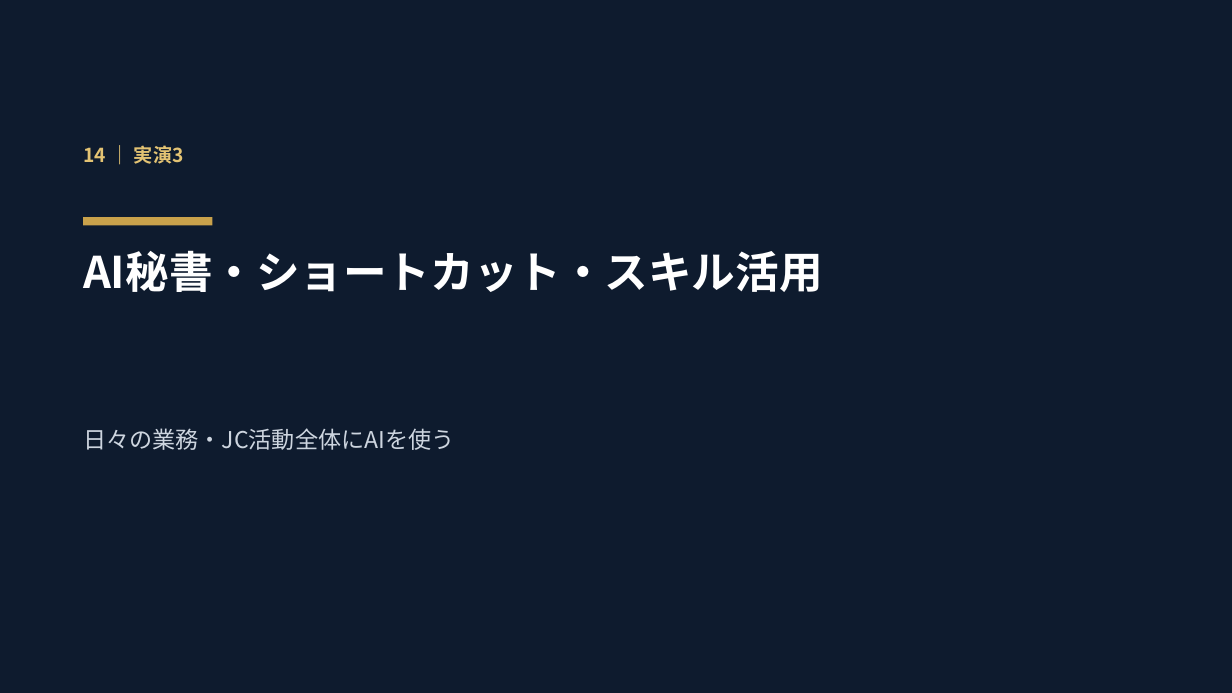
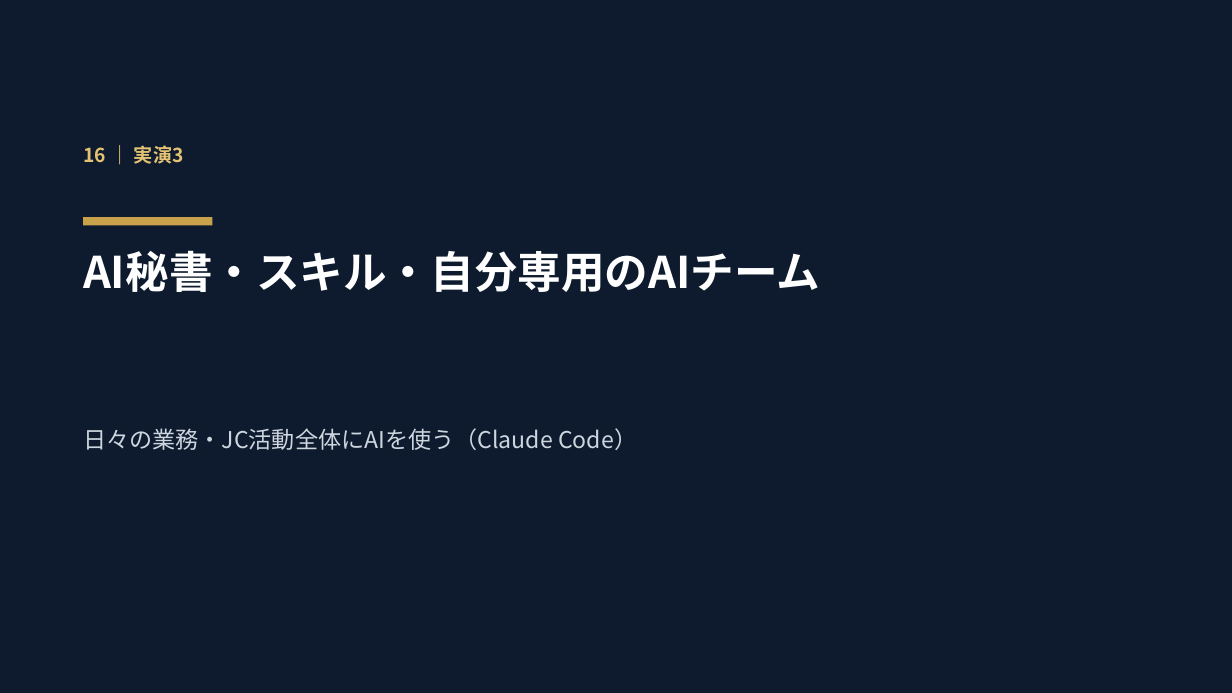
Before and after one commit to unaginobori1205/bushido-dev, a slide deck: slide 16 of ai_sns_seminar_deck.pptx (slide 14 before the commit). Drawn at 1232x693 pixels with LibreOffice and Linux fonts; fonts in the diff are those of the drawing. Boxes give left, top, right and bottom in pixels: in the first picture for what was removed or moved away, otherwise in the second. Text is boxed around its words. In the diff, an @@ line names an element or a change of style, - is before the commit and + after.

```diff
--- a/ai_sns_seminar_deck.pptx
+++ b/ai_sns_seminar_deck.pptx
@@ text at <box>83,145,184,164</box>: text changed @@
-14 ｜ 実演3
+16 ｜ 実演3
@@ text at <box>83,250,820,292</box>: text changed @@
-AI秘書・ショートカット・スキル活用
+AI秘書・スキル・自分専用のAIチーム
@@ text at <box>83,428,637,450</box>: text changed @@
-日々の業務・JC活動全体にAIを使う
+日々の業務・JC活動全体にAIを使う（Claude Code）
```
Also in this commit, not shown: 18 other slides changed, 2 slides added, 1 slide removed, 2 other files.
